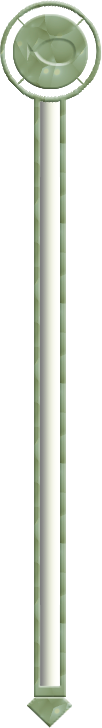
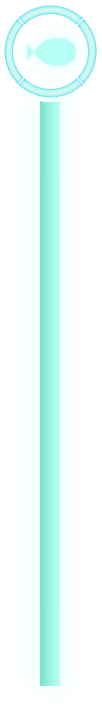
Before/after of a 102×728 layered artwork. What changed in the layer stack:
added group "light" (1st of 2, in "bar") with 4 layers in group "bar" over [4, 4, 97, 686]
added layer "fish_icon_light 拷貝" (83%) in group "light" over [27, 38, 77, 66]
showed "fish_icon_light", opacity 83% → 100%, moved it into group "light", painted on it over [27, 38, 77, 66]
added layer "light" (2nd of 2, in "bar" › "light") in group "light" over [4, 4, 97, 99]
added layer "barlight" in group "light" over [37, 95, 63, 686]
hid "fish_icon凹槽" over [27, 38, 77, 66]
hid "bar" (2nd of 3, in "bar") over [27, 697, 72, 728]
hid "bar" (3rd of 3, in "bar") over [0, 0, 102, 697]
hid "gradient" over [40, 97, 60, 686]
renamed "圖層 1" to "BG", hid it, painted on it over [0, 0, 102, 728]
